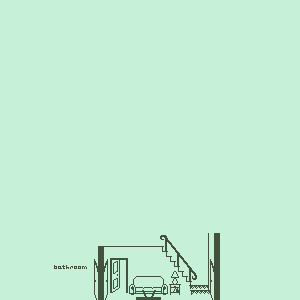
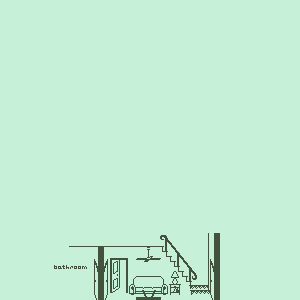
Two versions of the same layered image (w=300, h=300). Layer-by-layer changes:
painted on "Pasted Layer" over [69, 246, 161, 262]
